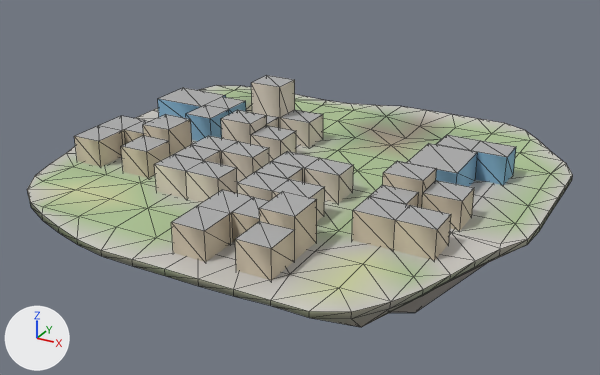
The glTF model godot_project/remake/sky/islands/SKY-085.lod1.glb, before and after one commit.
Both versions are drawn from a 50 mm camera at (106.2, -192.7, 89.6) aimed at (0.4, -0.3, -6.6). The lights are fixed; the arrows at lower left show +X, +Y and +Z. The picture after the commit comes second. Mesh edges are drawn as thin lines.

In view in the first picture: 'buildings', 'deck', 'rock'.
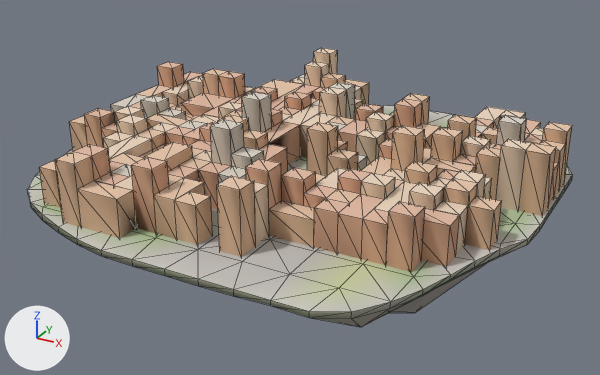
The change, as JSON lines over the scene's bpy script:
```json
{"op": "add", "block": "me_warren_hull", "code": ["me_warren_hull = bpy.data.meshes.new('warren_hull')", "me_warren_hull.from_pydata(...)  # 819 vertices, 1760 faces; spans x -63.0..69.0, y -60.0..54.0, z -0.5..19.6", "me_warren_hull.materials.append(mat_sky_lod_bldg)"]}
{"op": "remove", "block": "ob_buildings", "code": ["ob_buildings = bpy.data.objects.new('buildings', me_buildings)", "ob_buildings.location = (0.0, 0.0, 0.0)"]}
{"op": "add", "block": "ob_warren_hull", "code": ["ob_warren_hull = bpy.data.objects.new('warren_hull', me_warren_hull)", "ob_warren_hull.location = (0.0, 0.0, 0.0)"]}
```

Location of each change, (x1, y1, x2, y2) in pixels of the pictures (600 x 375 px):
```json
{"object": "warren_hull", "change": "added", "after": [40, 48, 572, 272], "on screen": "beige"}
{"object": "buildings", "change": "deleted", "before": [74, 75, 516, 280]}
```
